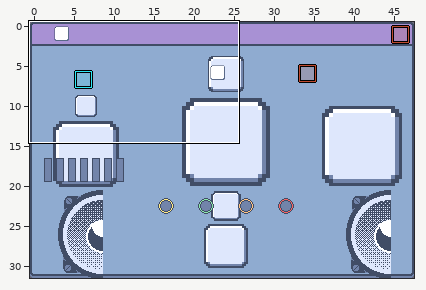
Two states of a LDtk project, tiny-cli/src/main/resources/sfx/tiny-music-editor.ldtk. Above, an overview of the earlier version with the close-up marked.
Close-up. Before the commit:
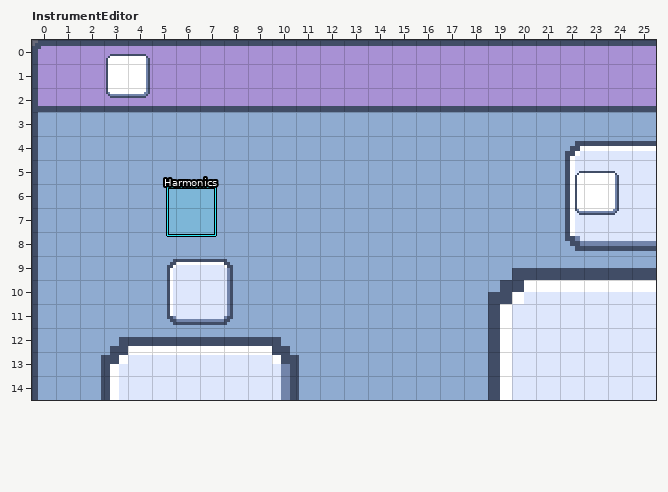
Cells are 8x8 px. Shown: InstrumentEditor x 0..25, y 0..14.
Now the later version:
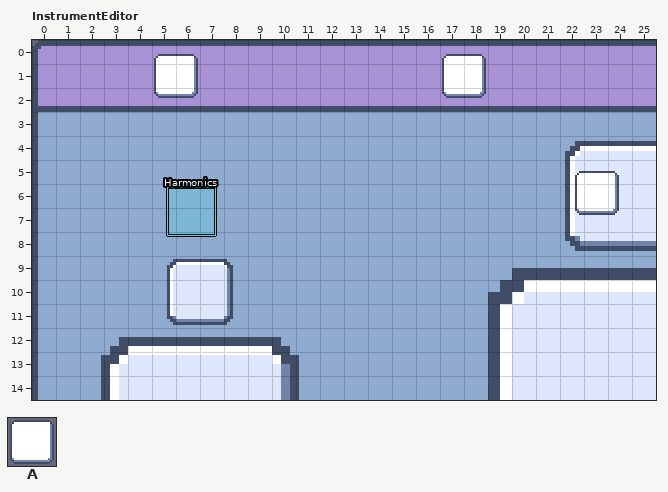
Key: from "Sprite_sheet": A 3.
Objects are placed by their top-left corner, in cells (3,4 is the top-left corner of cell 3,4); size is 1x1 cell unless given.
Message: Support for TextButton
Edits made:
--- layer "Widgets"
-A "TextButton" at 0.5,0.5 size 7x2
+A "TextButton" at 0.5,0.5 size 11x2
+A "TextButton" at 12,0.5 size 12x2
